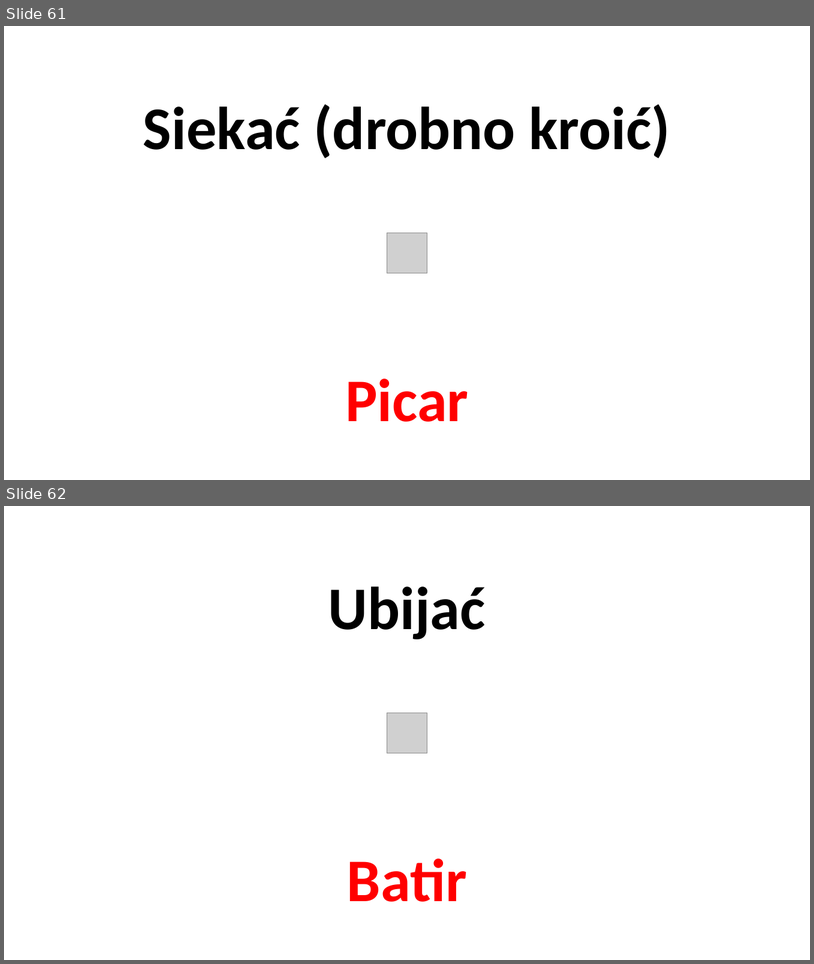
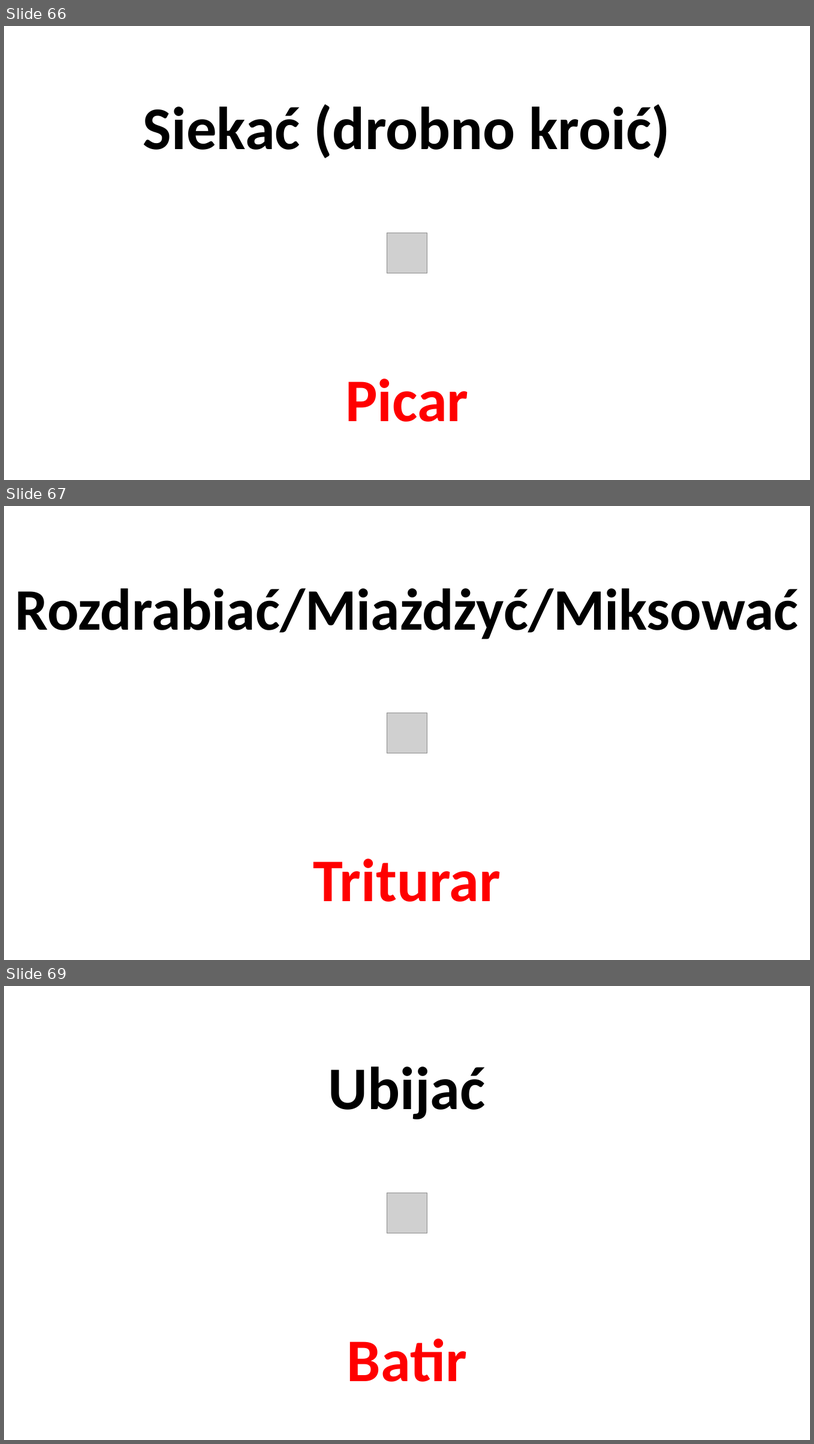
Before and after one commit to wojciechkrakowiak7-arch/Fajna-strona, a slide deck: pliki hiszpański/La comida.pptx. Shown one above the other, each under a label of ours: slides 61 and 62 before the commit, slides 66, 67 and 69 after it; the slides between them are not shown. The pictures are 814x964 and 814x1444 pixels, drawn with LibreOffice and Linux fonts; fonts in the diff are those of the drawing; grey boxes stand for pictures. Boxes give left, top, right and bottom in pixels: in the first picture for what was removed or moved away, otherwise in the second. Text is boxed around its words. In the diff, an @@ line names an element or a change of style, - is before the commit and + after.

```diff
--- a/pliki hiszpański/La comida.pptx
+++ b/pliki hiszpański/La comida.pptx
@@ slide 67 added at [4,506,810,960], background #FFFFFF @@
@@ title added at [15,588,799,639], 70 pt, text #000000, bold @@
+Rozdrabiać/Miażdżyć/Miksować
@@ picture added at [387,713,428,753] @@
@@ subtitle added at [313,858,501,901], 72 pt, text #FF0000, bold @@
+Triturar
@@ what was slide 61 is now slide 66 @@
@@ what was slide 62 is now slide 69 @@
```
Also in this commit, not shown: 1 slide changed, 14 other slides added, 9 other files.
